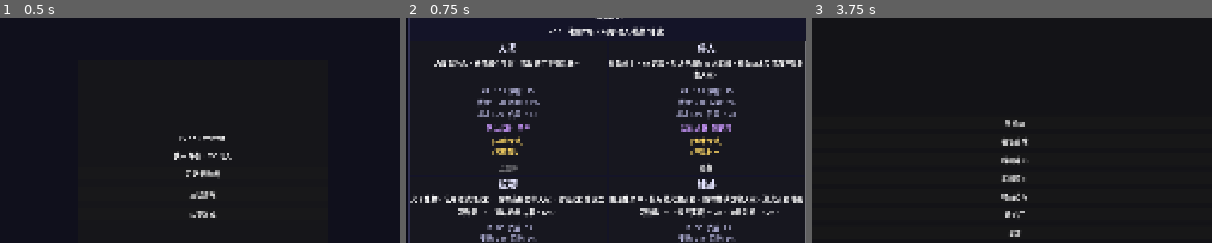
Above: before the commit, frames 1-3 (left to right).
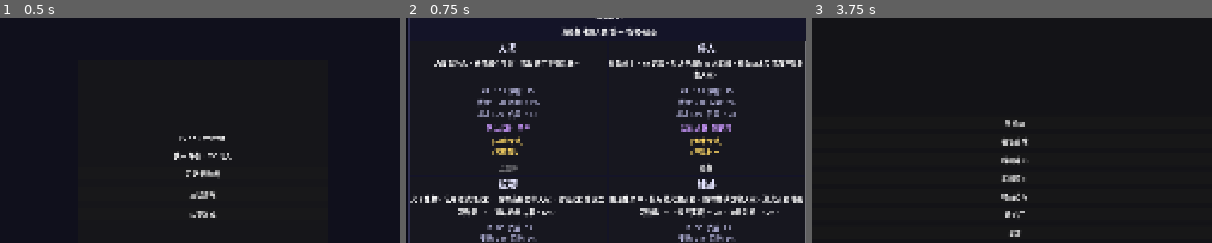
Above: after the commit, the same moments.

Repository: snowsnow0926/evesurvivor
Game: Godot game, scene res://scenes/MainMenu.tscn
Same seed, same stepped clock (60 frames per second), same inputs: the game is played once before the commit and once after it.
Inputs (mouse positions are % of the whole screen's width and height, from its top left):
- Up to frame 1 (0.5 s): no input
- Up to frame 2 (0.75 s): click "开始新游戏" at 0.5 s
- Up to frame 3 (3.75 s): click (52, 80) at 1.27 s; type "Alex" at 1.35 s; click "返回" at 2 s; click "开始新游戏" at 2.75 s; click "进入基地" at 3.5 s
The pictures show only the part of the screen within x 25-75%, y 15-65%; the shares and areas given below are measured in that part.

Frame 1 is identical in both runs. In frame 2, 0.7% of the frame differs, in the area x 35-65%, y 3-8%; in frame 3, nothing differs.

Commit message:
fix: resolve 4 critical bugs - upgrade double call, boss infinite spawn, is_boss_phase always false, boss no equipment drop
Co-authored-by: Cursor <cursoragent@cursor.com>

Diff:
--- a/scenes/CharacterCreate.tscn
+++ b/scenes/CharacterCreate.tscn
@@ -1,8 +1,8 @@
 [gd_scene format=3 uid="uid://oekvvnvagk0w"]
 
-[ext_resource type="Script" path="res://scripts/character_create.gd" id="1_cc"]
+[ext_resource type="Script" uid="uid://df2p4fueolnx0" path="res://scripts/character_create.gd" id="1_cc"]
 
-[node name="CharacterCreate" type="Control"]
+[node name="CharacterCreate" type="Control" unique_id=1426932660]
 layout_mode = 3
 anchors_preset = 15
 anchor_right = 1.0
@@ -11,14 +11,16 @@
 grow_vertical = 2
 script = ExtResource("1_cc")
 
-[node name="BG" type="ColorRect" parent="."]
+[node name="BG" type="ColorRect" parent="." unique_id=2023896981]
 layout_mode = 1
 anchors_preset = 15
 anchor_right = 1.0
 anchor_bottom = 1.0
+grow_horizontal = 2
+grow_vertical = 2
 color = Color(0.03, 0.03, 0.08, 0.98)
 
-[node name="Panel" type="PanelContainer" parent="."]
+[node name="Panel" type="PanelContainer" parent="." unique_id=102630517]
 layout_mode = 1
 anchors_preset = 8
 anchor_left = 0.5
@@ -32,59 +34,58 @@
 grow_horizontal = 2
 grow_vertical = 2
 
-[node name="VBox" type="VBoxContainer" parent="Panel"]
+[node name="VBox" type="VBoxContainer" parent="Panel" unique_id=28450835]
 layout_mode = 2
 theme_override_constants/separation = 12
 
-[node name="Title" type="Label" parent="Panel/VBox"]
+[node name="Title" type="Label" parent="Panel/VBox" unique_id=448747002]
 layout_mode = 2
 text = "创建角色"
 horizontal_alignment = 1
 
-[node name="VersionLabel" type="Label" parent="Panel/VBox"]
+[node name="VersionLabel" type="Label" parent="Panel/VBox" unique_id=1975464]
 layout_mode = 2
-text = "v0.8 · 种族扩展（人类/兽人/植物/硅基）"
+text = "请选择种族人类/兽人/植物/硅基"
 horizontal_alignment = 1
 
-[node name="RaceScroll" type="ScrollContainer" parent="Panel/VBox"]
+[node name="RaceScroll" type="ScrollContainer" parent="Panel/VBox" unique_id=1208295863]
 layout_mode = 2
 size_flags_vertical = 3
 horizontal_scroll_mode = 0
 
-[node name="RaceGrid" type="GridContainer" parent="Panel/VBox/RaceScroll"]
+[node name="RaceGrid" type="GridContainer" parent="Panel/VBox/RaceScroll" unique_id=1497771730]
 layout_mode = 2
+size_flags_horizontal = 3
 columns = 2
-size_flags_horizontal = 3
-theme_override_constants/separation = 10
 
-[node name="HSeparator" type="HSeparator" parent="Panel/VBox"]
+[node name="HSeparator" type="HSeparator" parent="Panel/VBox" unique_id=302139764]
 layout_mode = 2
 
-[node name="NameRow" type="HBoxContainer" parent="Panel/VBox"]
+[node name="NameRow" type="HBoxContainer" parent="Panel/VBox" unique_id=65617723]
 layout_mode = 2
 theme_override_constants/separation = 10
 
-[node name="NameLabel" type="Label" parent="Panel/VBox/NameRow"]
+[node name="NameLabel" type="Label" parent="Panel/VBox/NameRow" unique_id=563249389]
 layout_mode = 2
 text = "角色名称:"
 
-[node name="NameEdit" type="LineEdit" parent="Panel/VBox/NameRow"]
+[node name="NameEdit" type="LineEdit" parent="Panel/VBox/NameRow" unique_id=1088674090]
 layout_mode = 2
 size_flags_horizontal = 3
 placeholder_text = "输入角色名称..."
 
-[node name="HSeparator2" type="HSeparator" parent="Panel/VBox"]
+[node name="HSeparator2" type="HSeparator" parent="Panel/VBox" unique_id=1035711816]
 layout_mode = 2
 
-[node name="BtnRow" type="HBoxContainer" parent="Panel/VBox"]
+[node name="BtnRow" type="HBoxContainer" parent="Panel/VBox" unique_id=349762771]
 layout_mode = 2
+theme_override_constants/separation = 10
 alignment = 2
-theme_override_constants/separation = 10
 
-[node name="BackBtn" type="Button" parent="Panel/VBox/BtnRow"]
+[node name="BackBtn" type="Button" parent="Panel/VBox/BtnRow" unique_id=79335950]
 layout_mode = 2
 text = "返回"
 
-[node name="ConfirmBtn" type="Button" parent="Panel/VBox/BtnRow"]
+[node name="ConfirmBtn" type="Button" parent="Panel/VBox/BtnRow" unique_id=881498056]
 layout_mode = 2
 text = "进入基地"
--- a/scripts/boss_void.gd
+++ b/scripts/boss_void.gd
@@ -142,6 +142,7 @@
 	_on_death_rewards()
 	if game_manager and is_instance_valid(game_manager):
 		game_manager.spawn_boss_loot(self)
+		game_manager.try_drop_equipment(self)
 	enemy_dead.emit(self, "boss")
 	queue_free()
 
--- a/scripts/game_manager.gd
+++ b/scripts/game_manager.gd
@@ -282,7 +282,7 @@
 		_on_timer_expired()
 
 func _on_timer_expired() -> void:
-	if is_boss_phase and not _timer_expired_once:
+	if spawn_manager.is_boss_phase and not _timer_expired_once:
 		_timer_expired_once = true
 		is_boss_infinite = true
 		is_game_over = false
@@ -295,7 +295,6 @@
 	get_tree().paused = true
 	game_ended.emit("timeout")
 
-var is_boss_phase: bool = false
 
 func _on_enemy_dead(enemy: Node2D, enemy_type: String) -> void:
 	match enemy_type:
@@ -324,7 +323,7 @@
 	loot_system.spawn_boss_loot(boss_node)
 	loot_system.on_boss_killed(boss_node)
 
-	if is_boss_phase:
+	if spawn_manager.is_boss_phase:
 		if spawn_manager.boss_remaining <= 0:
 			is_game_over = true
 			get_tree().paused = true
--- a/scripts/spawn_manager.gd
+++ b/scripts/spawn_manager.gd
@@ -166,6 +166,8 @@
 		_spawn_boss(current_chapter_id, player_level)
 
 func _spawn_boss(current_chapter_id: int, player_level: int) -> void:
+	if boss_active:
+		return
 	SoundManager.play_sfx("boss_appear")
 	SoundManager.play_music("battle_boss")
 	if not game_manager.player or not is_instance_valid(game_manager.player):
--- a/scripts/upgrade_menu.gd
+++ b/scripts/upgrade_menu.gd
@@ -196,8 +196,6 @@
 		return
 	visible = false
 	upgrade_selected.emit(upgrade_id)
-	if game_manager and is_instance_valid(game_manager):
-		game_manager.apply_upgrade(upgrade_id)
 
 func _make_btn_style(color: Color) -> StyleBoxFlat:
 	var style = StyleBoxFlat.new()
@@ -224,8 +222,6 @@
 	SoundManager.play_sfx("upgrade_select")
 	visible = false
 	upgrade_selected.emit(upgrade_id)
-	if game_manager and is_instance_valid(game_manager):
-		game_manager.apply_upgrade(upgrade_id)
 
 func skip_upgrade() -> void:
 	visible = false
Not shown, changed: 待办事项.md
